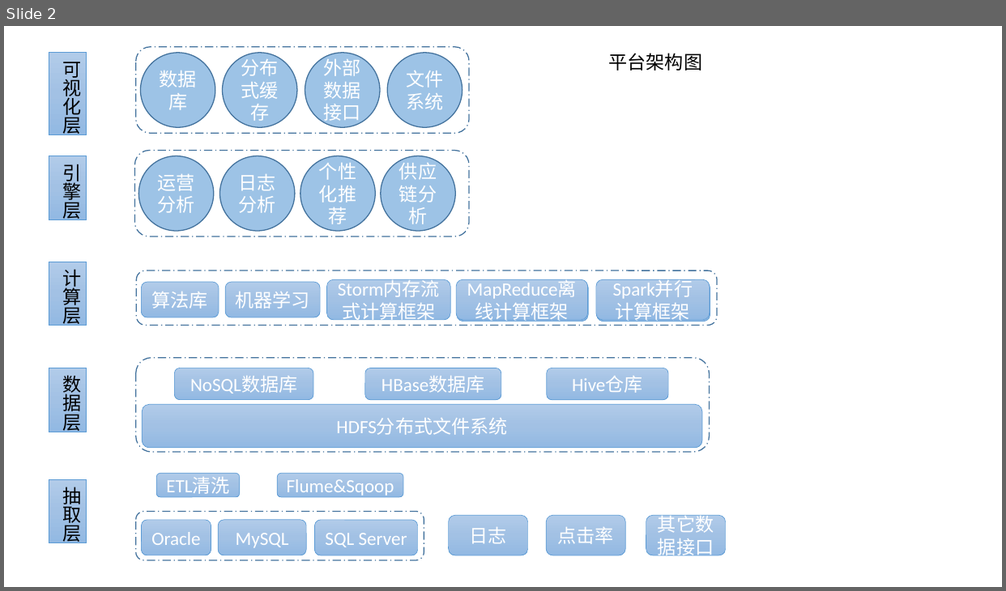
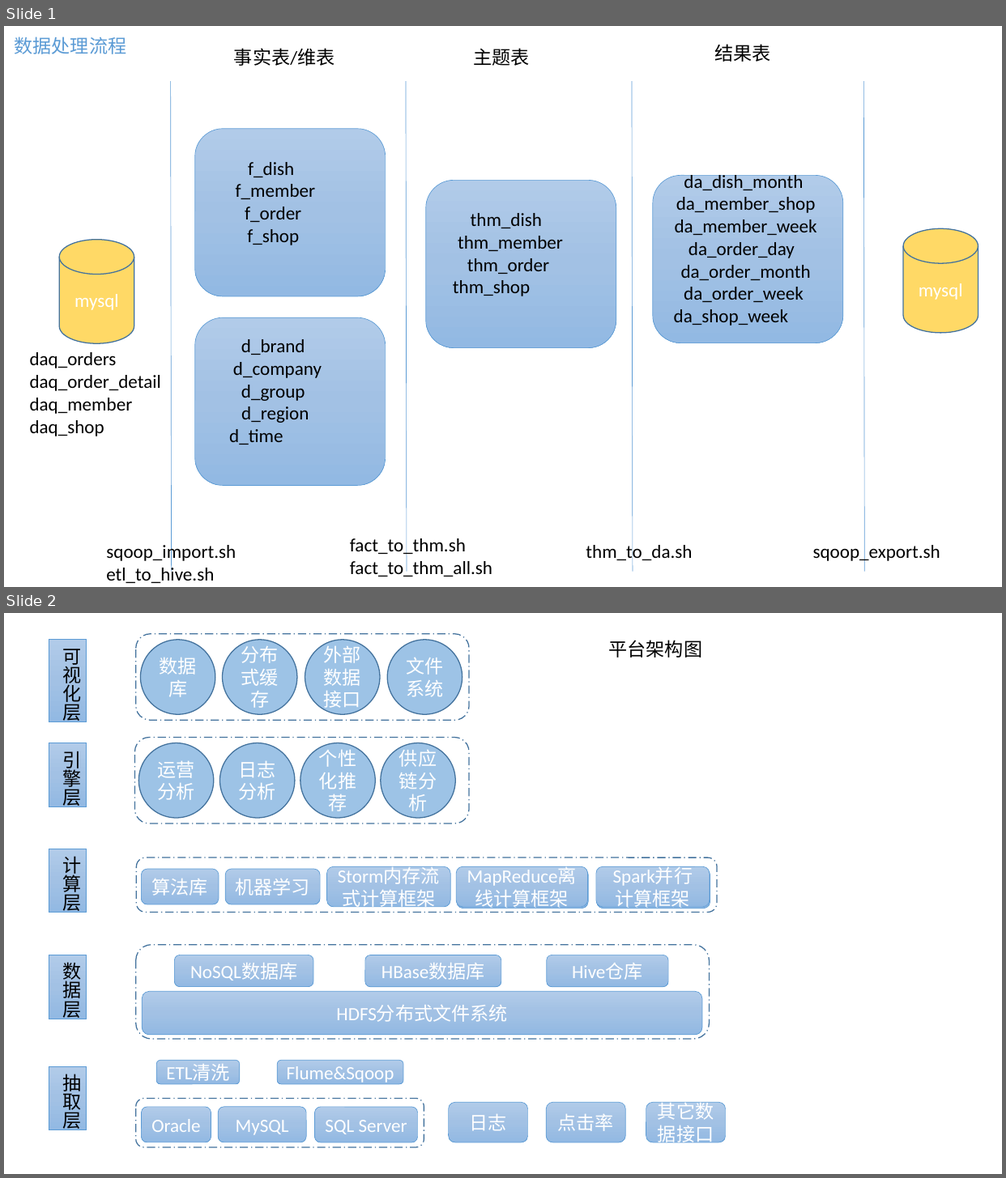
Before and after one commit to rockleeprc/note, a slide deck: ppt/BI.pptx. Shown one above the other, each under a label of ours: slide 2 before the commit, slides 1 and 2 after it. The pictures are 1006x591 and 1006x1178 pixels, drawn with LibreOffice and Linux fonts; fonts in the diff are those of the drawing. Boxes give left, top, right and bottom in pixels: in the first picture for what was removed or moved away, otherwise in the second. Text is boxed around its words. In the diff, an @@ line names an element or a change of style, - is before the commit and + after.

```diff
--- a/ppt/BI.pptx
+++ b/ppt/BI.pptx
@@ slide 1 added at (x1=4, y1=26, x2=1002, y2=587), background #FFFFFF @@
@@ text added at (x1=15, y1=37, x2=127, y2=54), 18 pt, text #5B9BD5 @@
+数据处理流程
@@ text added at (x1=234, y1=48, x2=334, y2=66), 18 pt, text #000000 @@
+事实表/维表
@@ text added at (x1=473, y1=48, x2=529, y2=66), 18 pt, text #000000 @@
+主题表
@@ text added at (x1=715, y1=44, x2=771, y2=62), 18 pt, text #000000 @@
+结果表
@@ line added from (171, 81) to (172, 572), #5B9BD5 0.5 pt @@
@@ line added from (406, 81) to (407, 572), #5B9BD5 0.5 pt @@
@@ line added from (632, 81) to (633, 572), #5B9BD5 0.5 pt @@
@@ line added from (864, 81) to (865, 572), #5B9BD5 0.5 pt @@
@@ rounded rectangle added at (x1=195, y1=129, x2=385, y2=297), fill gradient #B1CBE9 to #A3C1E5 to #93B9E4, outline #5B9BD5 0.5 pt, 18 pt, text #000000 @@
+f_dish
+f_member
+f_order
+f_shop
@@ rounded rectangle added at (x1=426, y1=180, x2=616, y2=348), fill gradient #B1CBE9 to #A3C1E5 to #93B9E4, outline #5B9BD5 0.5 pt, 18 pt, text #000000 @@
+thm_dish
+thm_member
+thm_order
+thm_shop
@@ rounded rectangle added at (x1=653, y1=176, x2=843, y2=344), fill gradient #B1CBE9 to #A3C1E5 to #93B9E4, outline #5B9BD5 0.5 pt, 18 pt, text #000000 @@
+da_dish_month
+da_member_shop
+da_member_week
+da_order_day
+da_order_month
+da_order_week
+da_shop_week
@@ cylinder added at (x1=59, y1=239, x2=134, y2=344), fill #FFD966, outline #43739E 1 pt, 18 pt, text #FFFFFF @@
+mysql
@@ cylinder added at (x1=903, y1=228, x2=978, y2=333), fill #FFD966, outline #43739E 1 pt, 18 pt, text #FFFFFF @@
+mysql
@@ rounded rectangle added at (x1=195, y1=318, x2=385, y2=485), fill gradient #B1CBE9 to #A3C1E5 to #93B9E4, outline #5B9BD5 0.5 pt, 18 pt, text #000000 @@
+d_brand
+d_company
+d_group
+d_region
+d_time
@@ text added at (x1=30, y1=352, x2=161, y2=437), 18 pt, text #000000 @@
+daq_orders
+daq_order_detail
+daq_member
+daq_shop
@@ text added at (x1=106, y1=543, x2=236, y2=583), 18 pt, text #000000 @@
+sqoop_import.sh
+etl_to_hive.sh
@@ text added at (x1=350, y1=536, x2=492, y2=577), 18 pt, text #000000 @@
+fact_to_thm.sh
+fact_to_thm_all.sh
@@ text added at (x1=586, y1=543, x2=692, y2=564), 18 pt, text #000000 @@
+thm_to_da.sh
@@ text added at (x1=813, y1=543, x2=940, y2=564), 18 pt, text #000000 @@
+sqoop_export.sh
```
Also in this commit, not shown: 1 slide changed, 4 slides removed, 3 other files.
